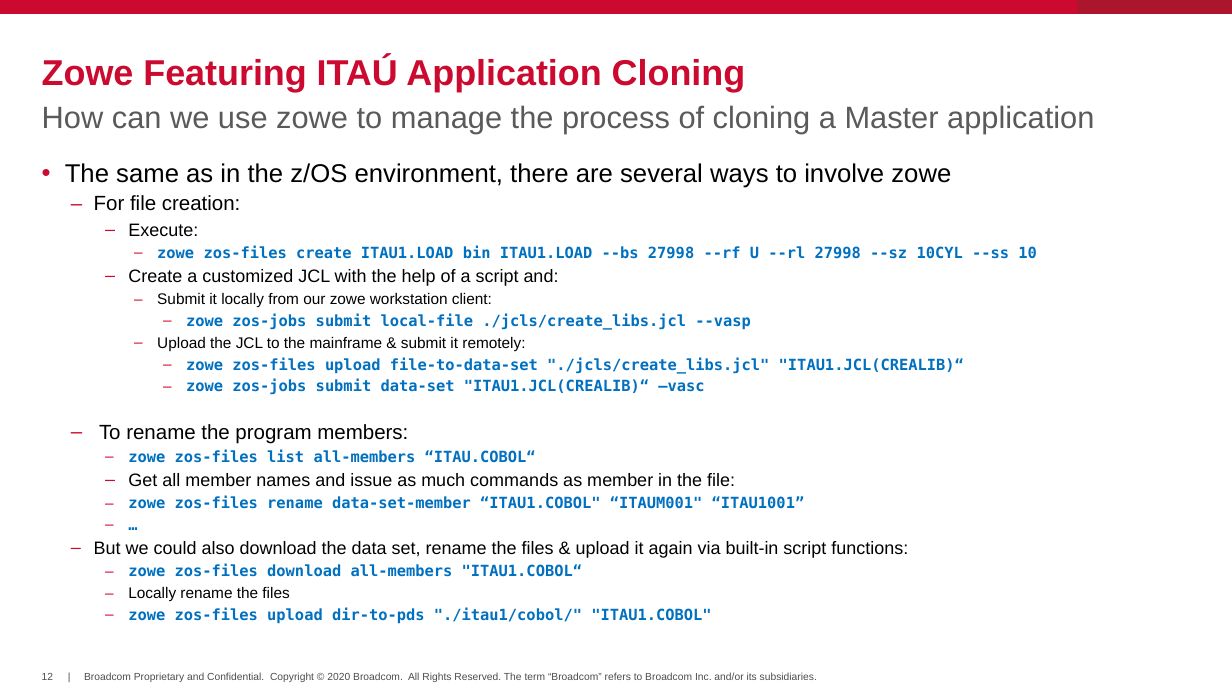
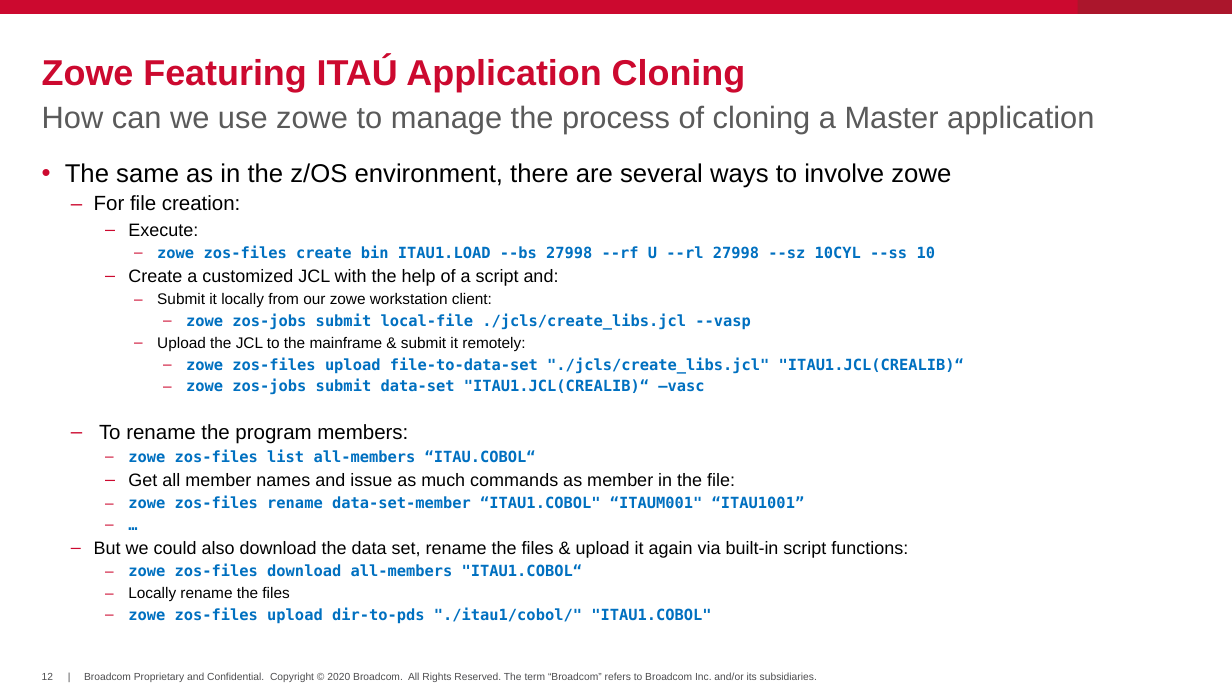
Before and after one commit to drb1972/ITAU, a slide deck: slide 12 of ITAU.pptx. Drawn at 1232x693 pixels with LibreOffice and Linux fonts; fonts in the diff are those of the drawing; background and template pictures are left out. Boxes give left, top, right and bottom in pixels: in the first picture for what was removed or moved away, otherwise in the second. Text is boxed around its words. In the diff, an @@ line names an element or a change of style, - is before the commit and + after.

```diff
--- a/ITAU.pptx
+++ b/ITAU.pptx
@@ text at <box>157,245,936,259</box>: text changed @@
-      – zowe zos-files create ITAU1.LOAD bin ITAU1.LOAD --bs 27998 --rf U --rl 27998 --sz 10CYL --ss 10
+      – zowe zos-files create bin ITAU1.LOAD --bs 27998 --rf U --rl 27998 --sz 10CYL --ss 10
```
Also in this commit, not shown: 3 other slides changed, 5 other files.
